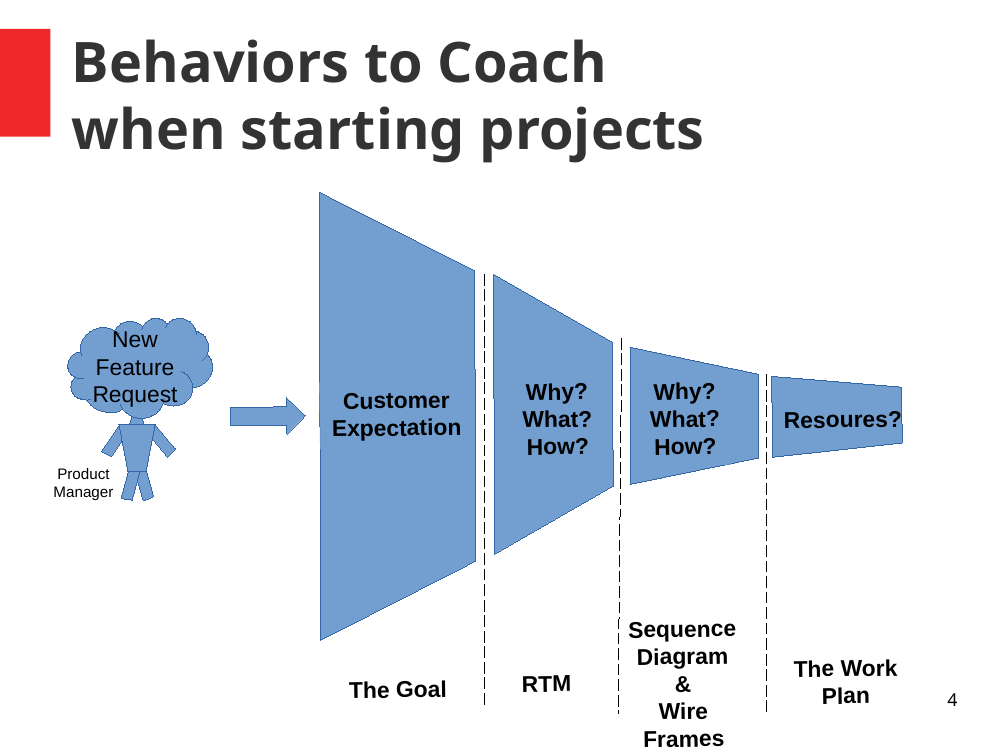
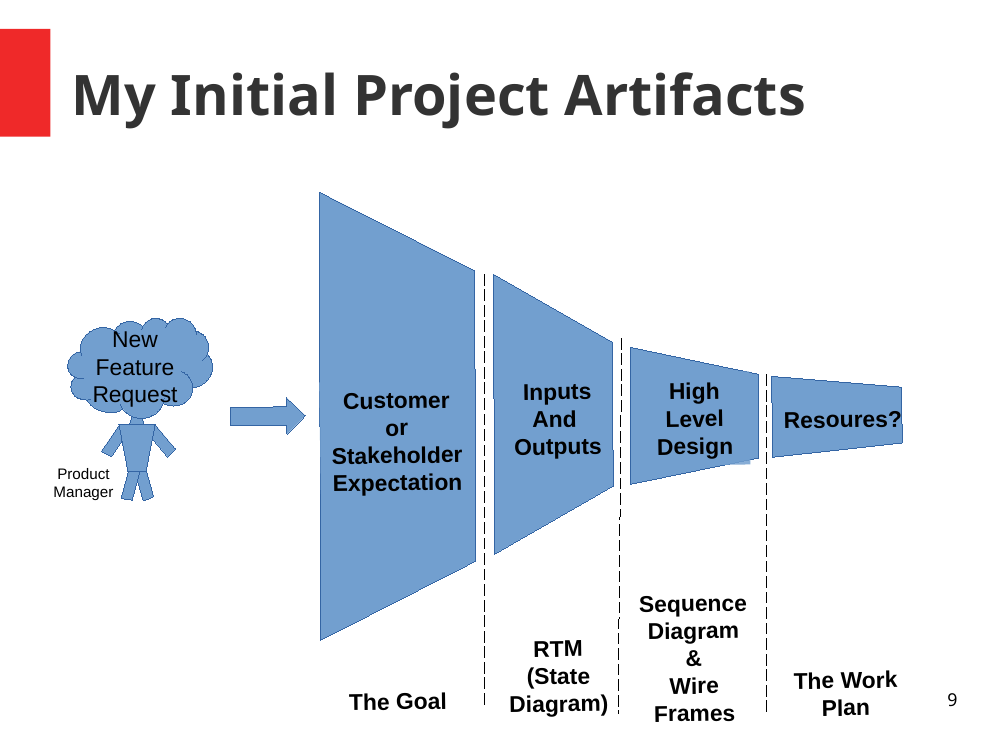
Before and after one commit to MrAbsaroka/Presentations, a slide deck: slide 9 of MattFerguson-0111-2021.11.04.odp (slide 4 before the commit). Drawn at 1008x756 pixels with LibreOffice and Linux fonts; fonts in the diff are those of the drawing. Boxes give left, top, right and bottom in pixels: in the first picture for what was removed or moved away, otherwise in the second. Text is boxed around its words. In the diff, an @@ line names an element or a change of style, - is before the commit and + after.

```diff
--- a/MattFerguson-0111-2021.11.04.odp
+++ b/MattFerguson-0111-2021.11.04.odp
@@ title removed at (x1=72, y1=39, x2=705, y2=163) @@
-Behaviors to Coach
-when starting projects
@@ title added at (x1=72, y1=72, x2=806, y2=129), 44 pt, text #333333, bold @@
+My Initial Project Artifacts
@@ rectangle "Customer or" resized from (x1=320, y1=380, x2=474, y2=449) to (x1=319, y1=380, x2=475, y2=494) @@
@@ rectangle removed at (x1=512, y1=372, x2=604, y2=466) @@
-Why?
-What?
-How?
@@ text added at (x1=514, y1=384, x2=602, y2=459), 18 pt, text #000000, bold @@
+Inputs
+And
+Outputs
@@ rectangle removed at (x1=640, y1=372, x2=732, y2=466) @@
-Why?
-What?
-How?
@@ rectangle added at (x1=640, y1=371, x2=751, y2=466), fill #729FCF at 85% opacity, 18 pt, text #000000, bold @@
+High Level
+Design
@@ text in rectangle at (x1=332, y1=393, x2=463, y2=464): text changed @@
-Customer
+Customer or
+Stakeholder
@@ text "Sequence Diagram & Wire" moved from (x1=628, y1=622, x2=736, y2=747) to (x1=639, y1=596, x2=747, y2=722) @@
@@ text at (x1=509, y1=640, x2=608, y2=717): text changed @@
-RTM
+RTM (State Diagram)
@@ text "The Goal" moved from (x1=349, y1=680, x2=447, y2=698) to (x1=349, y1=692, x2=447, y2=710) @@
@@ text "The Work Plan" moved from (x1=794, y1=659, x2=898, y2=704) to (x1=794, y1=670, x2=898, y2=716) @@
@@ page number at (x1=947, y1=693, x2=957, y2=707): text changed @@
-4
+9
```
Also in this commit, not shown: 3 other slides changed, 20 slides added, 1 other file.
